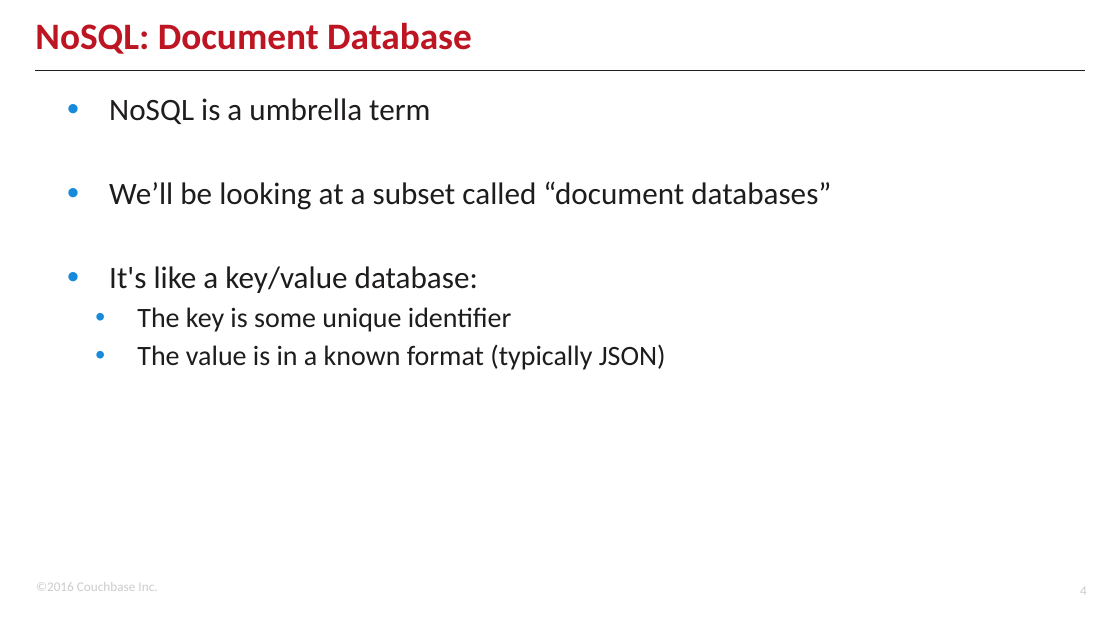
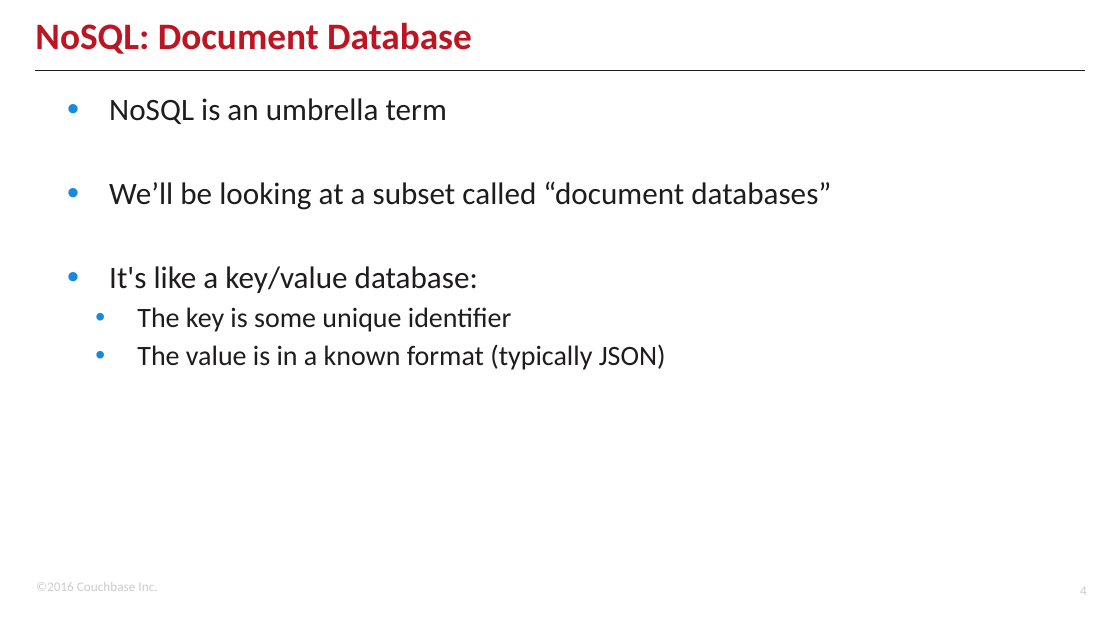
Before and after one commit to couchbaselabs/aspnet-nosql-workshop, a slide deck: slide 4 of 02/02.pptx. Drawn at 1120x630 pixels with LibreOffice and Linux fonts; fonts in the diff are those of the drawing; background and template pictures are left out. Boxes give left, top, right and bottom in pixels: in the first picture for what was removed or moved away, otherwise in the second. Text is boxed around its words. In the diff, an @@ line names an element or a change of style, - is before the commit and + after.

```diff
--- a/02/02.pptx
+++ b/02/02.pptx
@@ text at (x1=109, y1=98, x2=447, y2=124): text changed @@
-• NoSQL is a umbrella term
+• NoSQL is an umbrella term
```
Also in this commit, not shown: 5 other slides changed, 3 slides added, 1 other file.
